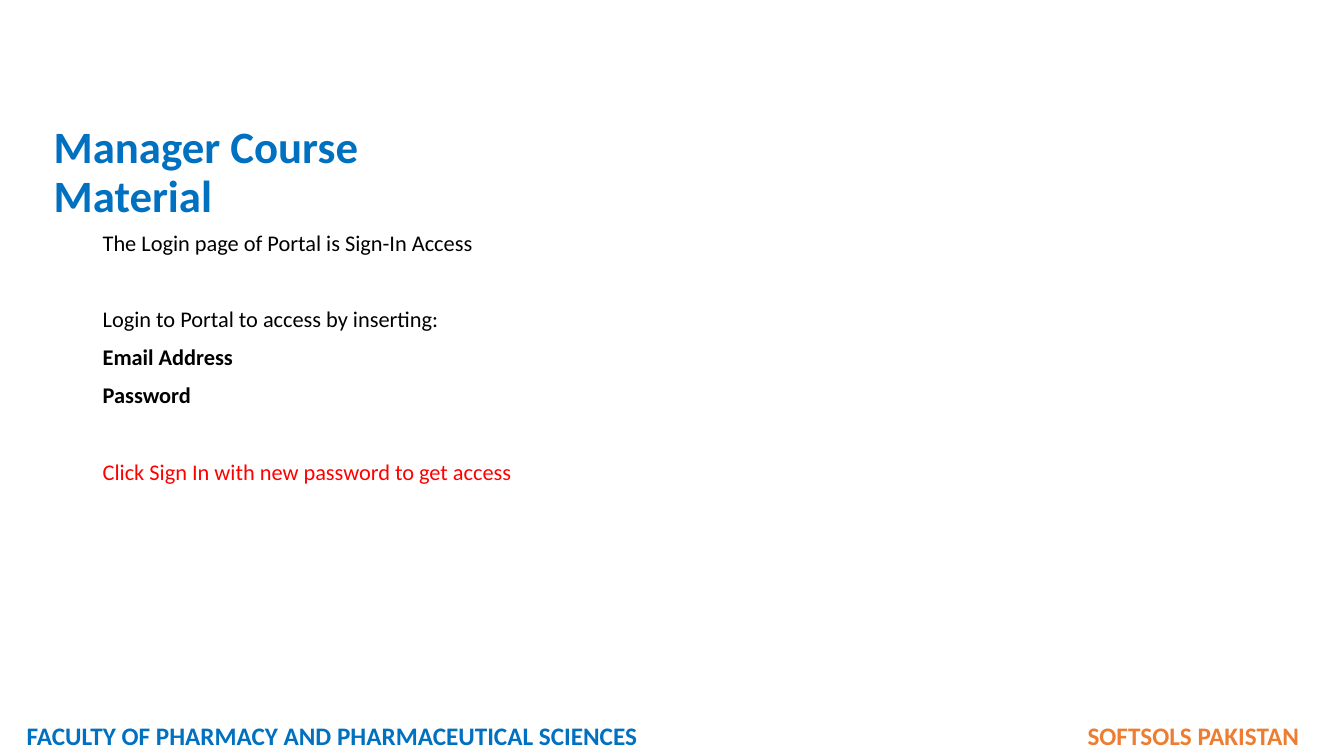
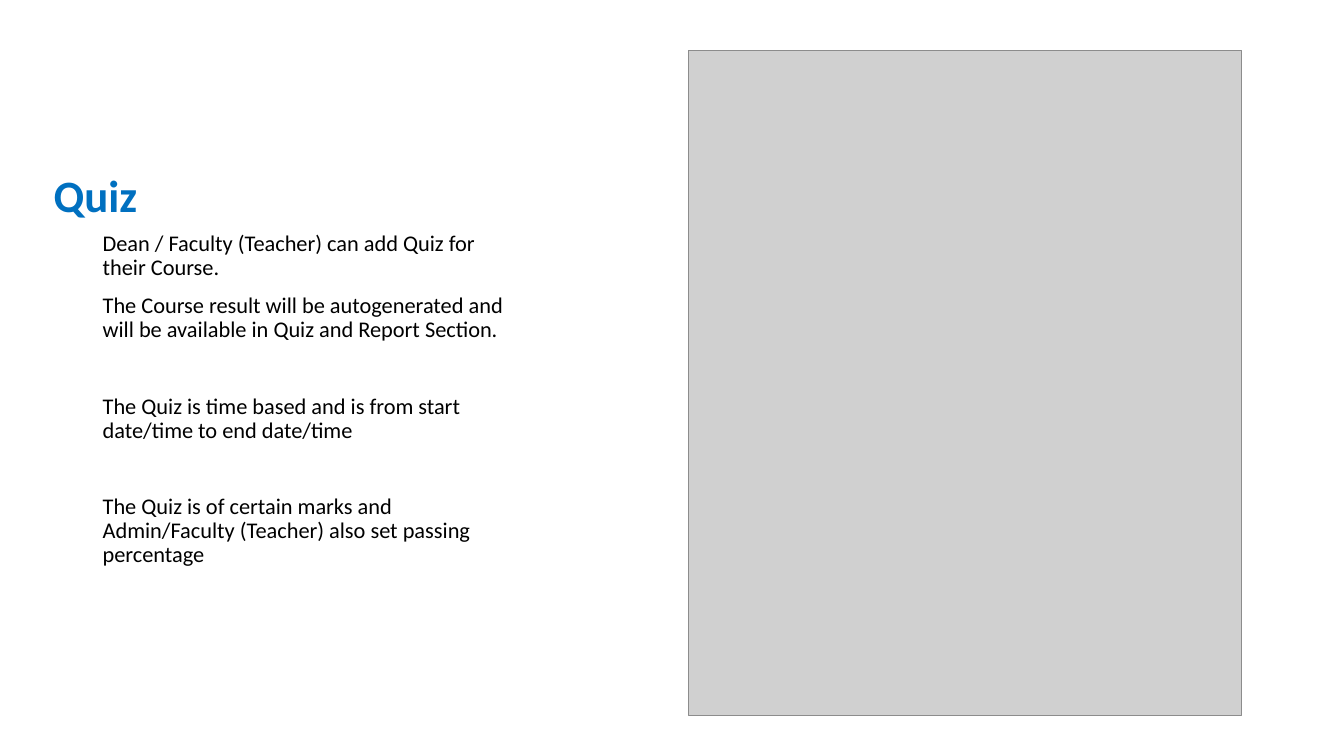
Before and after one commit to softsolspk1/fop, a slide deck: slide 14 of SUPER ADMIN ROLE - DEAN ROLE.pptx. Drawn at 1344x756 pixels with LibreOffice and Linux fonts; fonts in the diff are those of the drawing; grey boxes stand for pictures. Boxes give left, top, right and bottom in pixels: in the first picture for what was removed or moved away, otherwise in the second. Text is boxed around its words. In the diff, an @@ line names an element or a change of style, - is before the commit and + after.

```diff
--- a/SUPER ADMIN ROLE - DEAN ROLE.pptx
+++ b/SUPER ADMIN ROLE - DEAN ROLE.pptx
@@ picture added at <box>689,50,1242,716</box> @@
@@ title at <box>54,180,138,218</box>: text changed @@
-Manager Course Material
+Quiz
@@ text at <box>103,235,503,566</box>: text changed @@
-The Login page of Portal is Sign-In Access
-Login to Portal to access by inserting:
-Email Address
-Password
-Click Sign In with new password to get access
+Dean / Faculty (Teacher) can add Quiz for their Course.
+The Course result will be autogenerated and will be available in Quiz and Report Section.
+The Quiz is time based and is from start date/time to end date/time
+The Quiz is of certain marks and Admin/Faculty (Teacher) also set passing percentage
@@ text removed at <box>27,728,1299,746</box> @@
-FACULTY OF PHARMACY AND PHARMACEUTICAL SCIENCES SOFTSOLS PAKISTAN
```
Also in this commit, not shown: 2 other slides changed, 3 other files.
